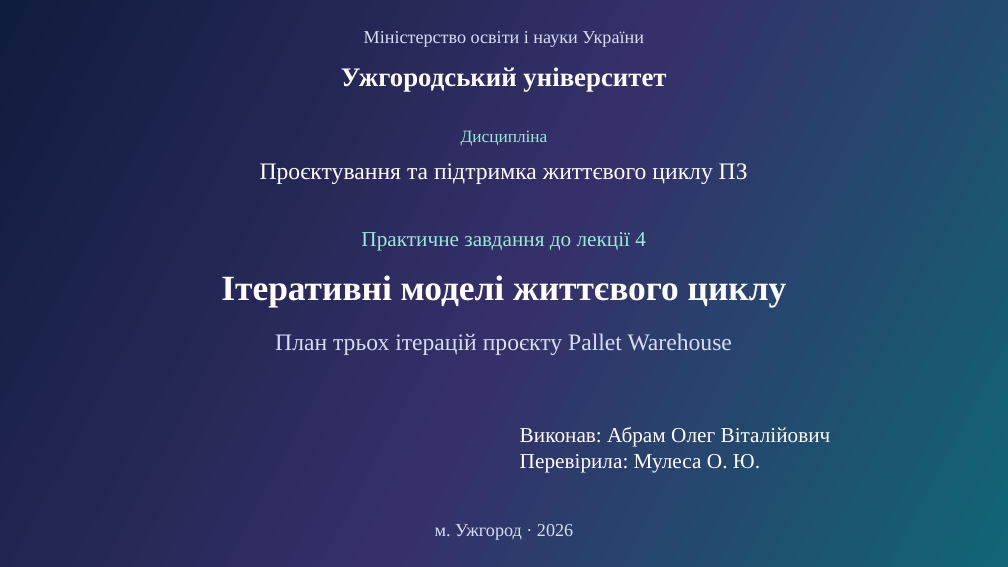
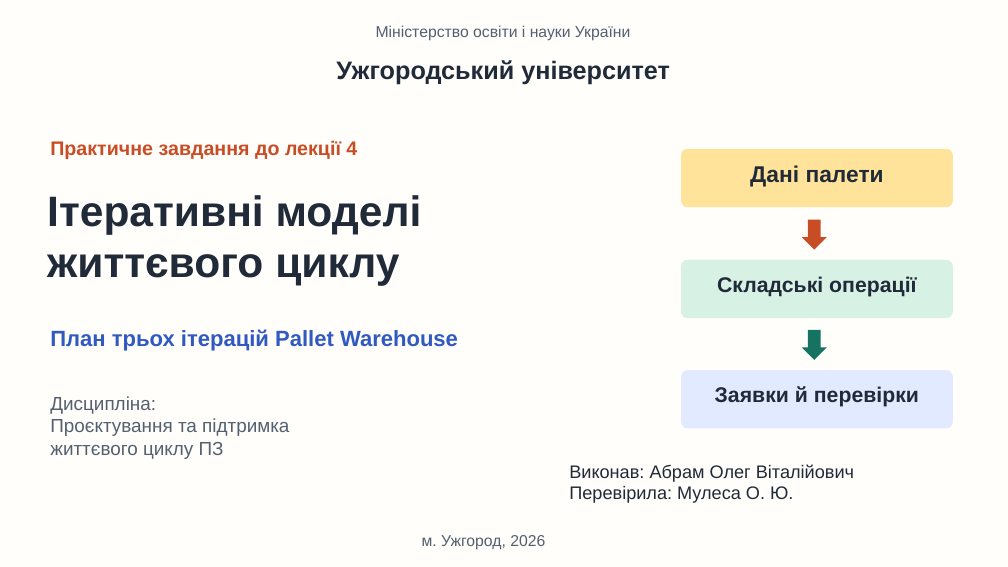
Before and after one commit to olehabram/pallet-warehouse, a slide deck: slide 1 of docs/Iterations_Discussion.pptx. Drawn at 1008x567 pixels with LibreOffice and Linux fonts; fonts in the diff are those of the drawing. Boxes give left, top, right and bottom in pixels: in the first picture for what was removed or moved away, otherwise in the second. Text is boxed around its words. In the diff, an @@ line names an element or a change of style, - is before the commit and + after.

Commit message:
Перероблено презентацію в яскравому навчальному стилі
Світлий фон, короткі тези, кольорові редаговані схеми та приклади з палетою №4420. Без згенерованих зображень. Збережено шість слайдів, титульні дані та узгоджений план ітерацій.

```diff
--- a/docs/Iterations_Discussion.pptx
+++ b/docs/Iterations_Discussion.pptx
@@ background gradient #101C3D to #353069 to #116575 to #FFFEFA @@
@@ text "Міністерство освіти і науки України": place and size @@
-text "Міністерство освіти і науки України" at [364,31,644,47]
+text "Міністерство освіти і науки України" at [376,25,631,41]
@@ text "Міністерство освіти і науки України" at [376,25,631,41]: size 17.2 to 15 pt, font Times New Roman to Arial, text colour #D7DDF6 to #546071 @@
@@ text "Ужгородський університет": place and size @@
-text "Ужгородський університет" at [341,67,666,92]
+text "Ужгородський університет" at [336,60,670,85]
@@ text "Ужгородський університет" at [336,60,670,85]: size 25.5 to 24 pt, font Times New Roman to Arial, text colour #FFFFFF to #202A38 @@
@@ text "Практичне завдання до лекції 4": place and size @@
-text "Практичне завдання до лекції 4" at [361,232,646,251]
+text "Практичне завдання до лекції 4" at [50,140,357,159]
@@ text "Практичне завдання до лекції 4" at [50,140,357,159]: size 20.2 to 18.8 pt, font Times New Roman to Arial, text colour #9DE7DB to #C94D24, bold on; alignment centre to left @@
@@ text removed at [461,130,548,146] @@
-Дисципліна
@@ rounded rectangle added at [681,149,953,207], fill #FFE39A @@
@@ text added at [750,165,884,187], 21.8 pt, text #202A38, bold @@
+Дані палети
@@ text at [47,195,422,285]: text changed; size 33.8 to 40.5 pt; font Times New Roman to Arial; text colour #FFFFFF to #202A38 @@
-Ітеративні моделі життєвого циклу
+Ітеративні моделі
+життєвого циклу
@@ down arrow added at [802,220,827,250], fill #C94D24 @@
@@ rounded rectangle added at [681,260,953,318], fill #D7F1E4 @@
@@ text added at [717,276,916,297], 20.2 pt, text #202A38, bold @@
+Складські операції
@@ text at [50,329,458,351]: text changed; size 22.5 to 21 pt; font Times New Roman to Arial; text colour #D7DDF6 to #305AC2; bold on @@
-План трьох ітерацій проєкту Pallet Warehouse
+План трьох ітерацій Pallet Warehouse
@@ down arrow added at [802,330,827,360], fill #167261 @@
@@ rounded rectangle added at [681,371,953,429], fill #E1EAFF @@
@@ text added at [715,386,919,407], 20.2 pt, text #202A38, bold @@
+Заявки й перевірки
@@ text at [50,396,289,459]: text changed; size 22.5 to 18 pt; font Times New Roman to Arial; text colour #FFFFFF to #546071 @@
-Проєктування та підтримка життєвого циклу ПЗ
+Дисципліна:
+Проєктування та підтримка
+життєвого циклу ПЗ
@@ text "Виконав: Абрам Олег Віталійович": place and size @@
-text "Виконав: Абрам Олег Віталійович" at [520,427,831,472]
+text "Виконав: Абрам Олег Віталійович" at [569,464,854,503]
@@ text "Виконав: Абрам Олег Віталійович" at [569,464,854,503]: size 20.2 to 17.2 pt, font Times New Roman to Arial, text colour #FFFFFF to #202A38 @@
@@ text at [422,535,545,550]: text changed; size 17.2 to 15 pt; font Times New Roman to Arial; text colour #D7DDF6 to #546071 @@
-м. Ужгород · 2026
+м. Ужгород, 2026
```
Also in this commit, not shown: 5 slides added, 5 slides removed.
